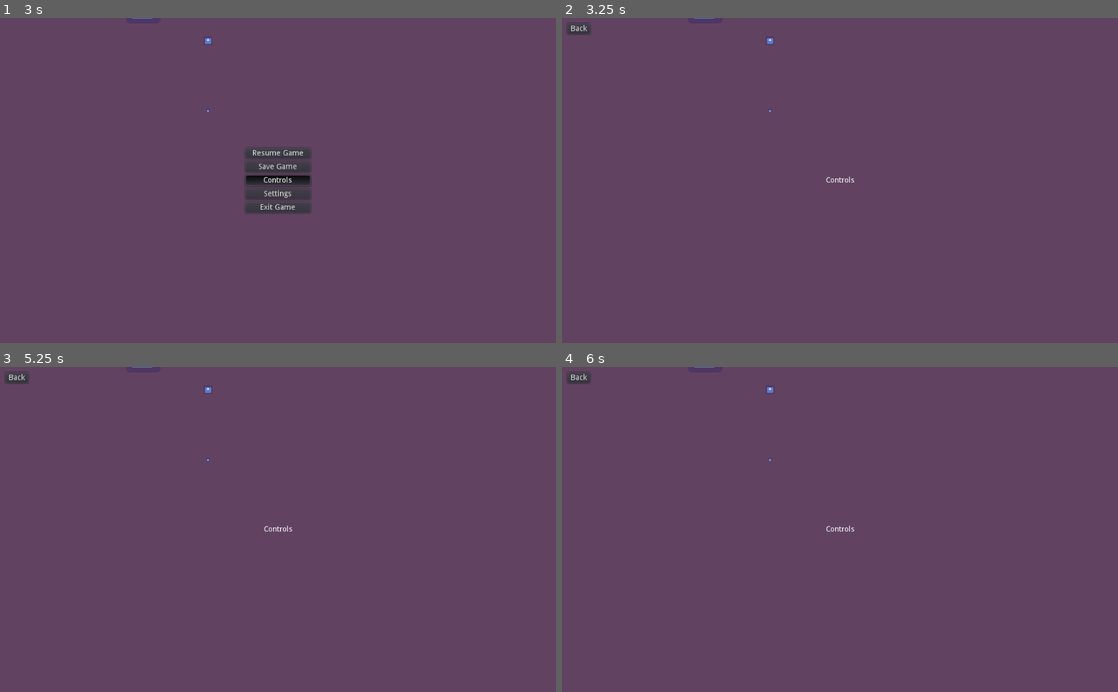
Above: before the commit, frames 1-4 (two rows, left to right).
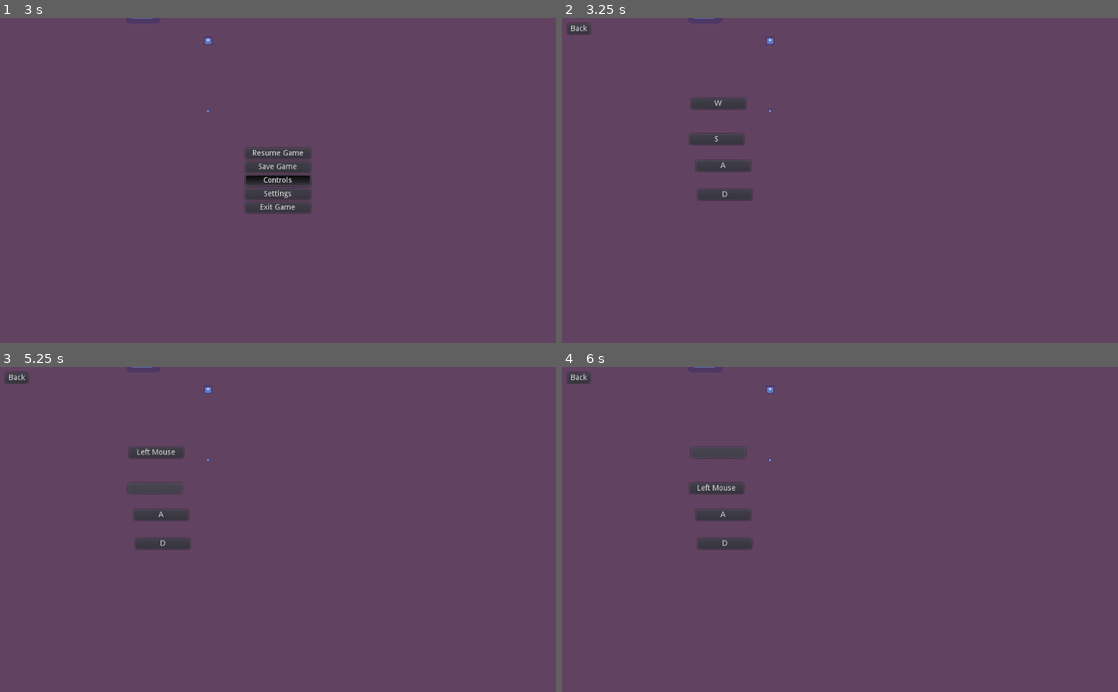
Above: after the commit, the same moments.

Repository: Grandmasterjtg/Kosmic-Kiwi-Repository
Game: Godot game, scene res://Levels/Test.tscn
The game is run twice, just before and just after one commit, with the same random seed, the same clock (stepped at 60 frames per second) and the same inputs. The project has no main scene, so this scene is started directly. The engine's default icon, where the game draws it, is replaced by a stand-in: a white triangle on a blue panel in a dark square.
Inputs (mouse positions are in pixels of both pictures, inside the frame that each line leads up to):
- Up to frame 1 (3 s): tap Enter at 0.5 s; move the mouse to (250, 245) at 0.52 s; hold W (move_up) 0.53-2.03 s; tap 1 (hotbar_1) at 0.6 s; click (250, 245) at 0.67 s; move the mouse to (444, 229) at 1.27 s; tap 2 (hotbar_2) at 1.35 s; click (444, 229) at 1.42 s; move the mouse to (111, 131) at 2.02 s; hold A (move_left) from 2.03 s (still down); tap 3 (hotbar_3) at 2.1 s; click (111, 131) at 2.17 s; tap Space (pause) at 2.75 s; move the mouse to (305, 180) at 2.77 s; tap 4 (hotbar_4) at 2.85 s; click (305, 180) at 2.92 s
- Up to frame 2 (3.25 s): keep holding A (move_left)
- Up to frame 3 (5.25 s): release A (move_left) at 3.5 s; click (155, 451) at 3.5 s, where only the run after the commit has a clickable "W"; click (155, 451) at 4.27 s; click (155, 487) at 5 s, where only the run after the commit has a clickable "S"
- Up to frame 4 (6 s): click (717, 451) at 5.75 s, where only the run after the commit has a clickable "Left Mouse"

Frame 1 is identical in both runs. In frame 2, 1.3% of the frame differs, in the area x 22-53%, y 24-57%; in frame 3, 1.3%; in frame 4, 1.3%.

Commit message:
Buttons to change input
Added in buttons to change the input mapping from the controls menu

Diff:
--- /dev/null
+++ b/KosmicKiwi/Scenes/UI/ChangeInputButton.tscn
@@ -0,0 +1,12 @@
+[gd_scene load_steps=2 format=2]
+
+[ext_resource path="res://Scripts/ChangeInput.gd" type="Script" id=1]
+
+[node name="Button" type="Button"]
+margin_right = 100.0
+margin_bottom = 20.0
+focus_mode = 0
+script = ExtResource( 1 )
+__meta__ = {
+"_edit_use_anchors_": false
+}
--- a/KosmicKiwi/Scenes/UI/ControlsMenu.tscn
+++ b/KosmicKiwi/Scenes/UI/ControlsMenu.tscn
@@ -1,4 +1,6 @@
-[gd_scene format=2]
+[gd_scene load_steps=2 format=2]
+
+[ext_resource path="res://Scenes/UI/ChangeInputButton.tscn" type="PackedScene" id=1]
 
 [node name="ControlsMenu" type="Control"]
 visible = false
@@ -14,17 +16,6 @@
 "_edit_use_anchors_": false
 }
 
-[node name="Label" type="Label" parent="."]
-anchor_left = 0.5
-anchor_top = 0.5
-anchor_right = 0.5
-anchor_bottom = 0.5
-margin_left = -26.5
-margin_top = -7.0
-margin_right = 26.5
-margin_bottom = 7.0
-text = "Controls"
-
 [node name="Back" type="Button" parent="."]
 margin_left = 10.0
 margin_top = 10.0
@@ -32,3 +23,31 @@
 margin_bottom = 30.0
 focus_mode = 0
 text = "Back"
+
+[node name="Move Up" parent="." instance=ExtResource( 1 )]
+margin_left = 238.0
+margin_top = 148.0
+margin_right = 338.0
+margin_bottom = 168.0
+m_action_name = "move_up"
+
+[node name="Move Down" parent="." instance=ExtResource( 1 )]
+margin_left = 235.0
+margin_top = 214.0
+margin_right = 335.0
+margin_bottom = 234.0
+m_action_name = "move_down"
+
+[node name="Move Left" parent="." instance=ExtResource( 1 )]
+margin_left = 247.0
+margin_top = 263.0
+margin_right = 347.0
+margin_bottom = 283.0
+m_action_name = "move_left"
+
+[node name="Move Right" parent="." instance=ExtResource( 1 )]
+margin_left = 250.0
+margin_top = 316.0
+margin_right = 350.0
+margin_bottom = 336.0
+m_action_name = "move_right"
--- /dev/null
+++ b/KosmicKiwi/Scripts/ChangeInput.gd
@@ -0,0 +1,36 @@
+extends Button
+
+export var m_action_name = ""
+var m_listening := false
+
+func _input(event):
+	if m_listening and action_exists(m_action_name):
+		if event is InputEventKey or (event is InputEventMouseButton and \
+		(event.button_index == BUTTON_LEFT or event.button_index == BUTTON_RIGHT)):
+			InputMap.action_erase_events(m_action_name)
+			InputMap.action_add_event(m_action_name, event)
+			m_listening = false
+			reset_button_text()
+
+func _pressed():
+	m_listening = true
+	text = ""
+
+func _ready():
+	if !action_exists(m_action_name):
+		print("Could not find action \"" + m_action_name + "\" in ChangeInputButton")
+	else:
+		reset_button_text()
+
+func action_exists(var action_name : String) -> bool:
+	return InputMap.get_actions().find(action_name) >= 0
+
+func reset_button_text():
+	if action_exists(m_action_name):
+		if InputMap.get_action_list(m_action_name).front() is InputEventKey:
+			text = OS.get_scancode_string(InputMap.get_action_list(m_action_name).front().scancode)
+		elif InputMap.get_action_list(m_action_name).front() is InputEventMouseButton:
+			if InputMap.get_action_list(m_action_name).front().button_index == BUTTON_LEFT:
+				text = "Left Mouse"
+			else:
+				text = "Right Mouse"
